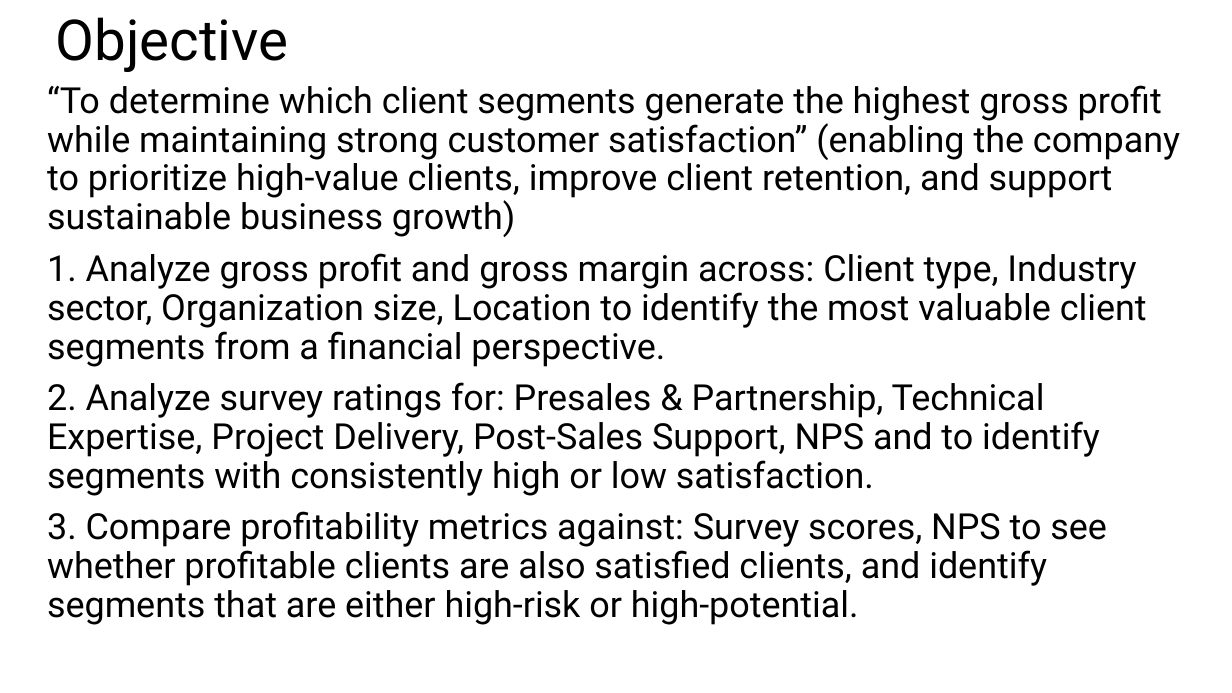
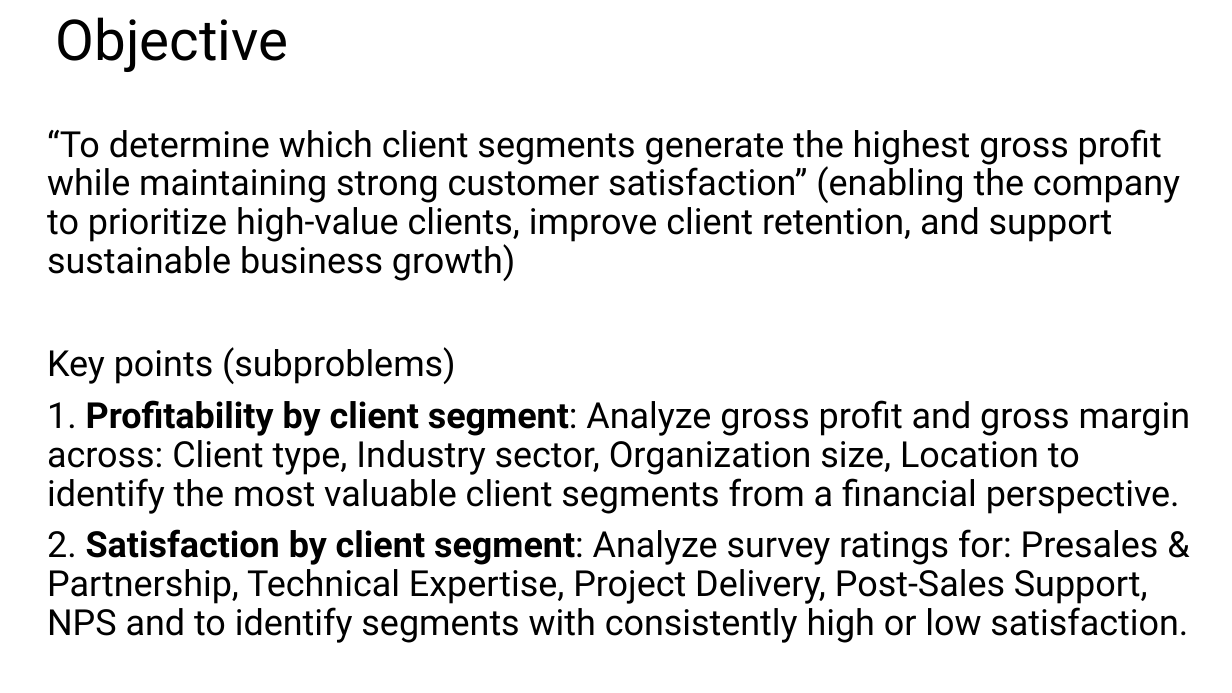
Before and after one commit to noodlebatteries124/DAVI-CA2, a slide deck: slide 2 of DAVICA2.pptx. Drawn at 1232x693 pixels with LibreOffice and Linux fonts; fonts in the diff are those of the drawing. Boxes give left, top, right and bottom in pixels: in the first picture for what was removed or moved away, otherwise in the second. Text is boxed around its words. In the diff, an @@ line names an element or a change of style, - is before the commit and + after.

```diff
--- a/DAVICA2.pptx
+++ b/DAVICA2.pptx
@@ text "“To determine which client segments ...": place and size @@
-text "“To determine which client segments ..." at (47, 85, 1180, 625)
+text "“To determine which client segments ..." at (47, 129, 1191, 643)
@@ text at (47, 347, 1191, 643): text changed @@
-1. Analyze gross profit and gross margin across: Client type, Industry sector, Organization size, Location to identify the most valuable client segments from a financial perspective.
-2. Analyze survey ratings for: Presales & Partnership, Technical Expertise, Project Delivery, Post-Sales Support, NPS and to identify segments with consistently high or low satisfaction.
-3. Compare profitability metrics against: Survey scores, NPS to see whether profitable clients are also satisfied clients, and identify segments that are either high-risk or high-potential.
+Key points (subproblems)
+1. Profitability by client segment: Analyze gross profit and gross margin across: Client type, Industry sector, Organization size, Location to identify the most valuable client segments from a financial perspective.
+2. Satisfaction by client segment: Analyze survey ratings for: Presales & Partnership, Technical Expertise, Project Delivery, Post-Sales Support, NPS and to identify segments with consistently high or low satisfaction.
```
Also in this commit, not shown: 1 slide added, 1 slide removed, 3 other files.
